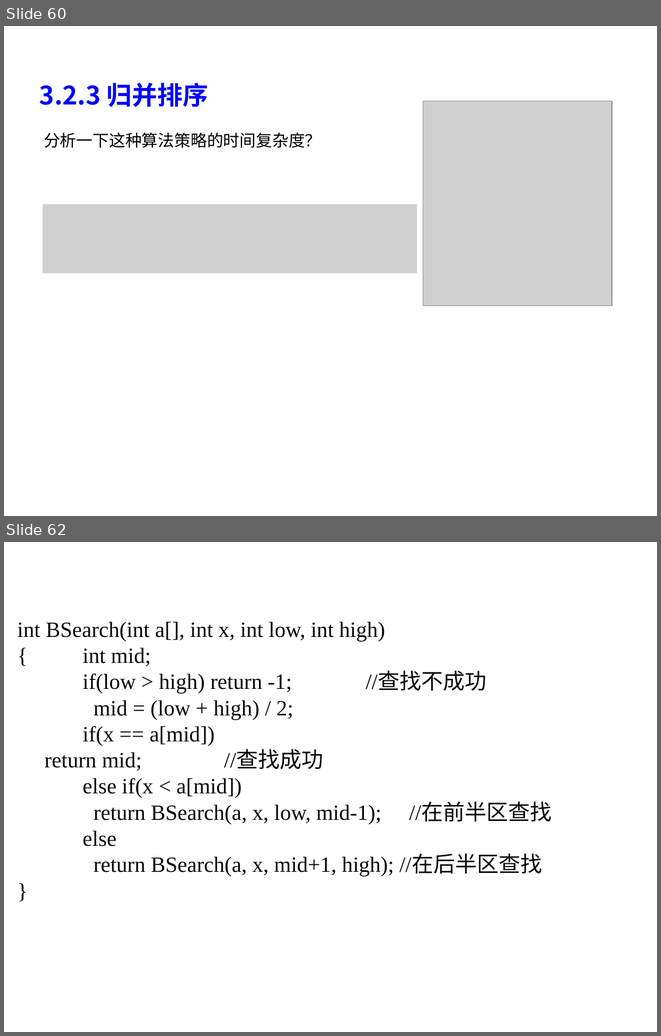
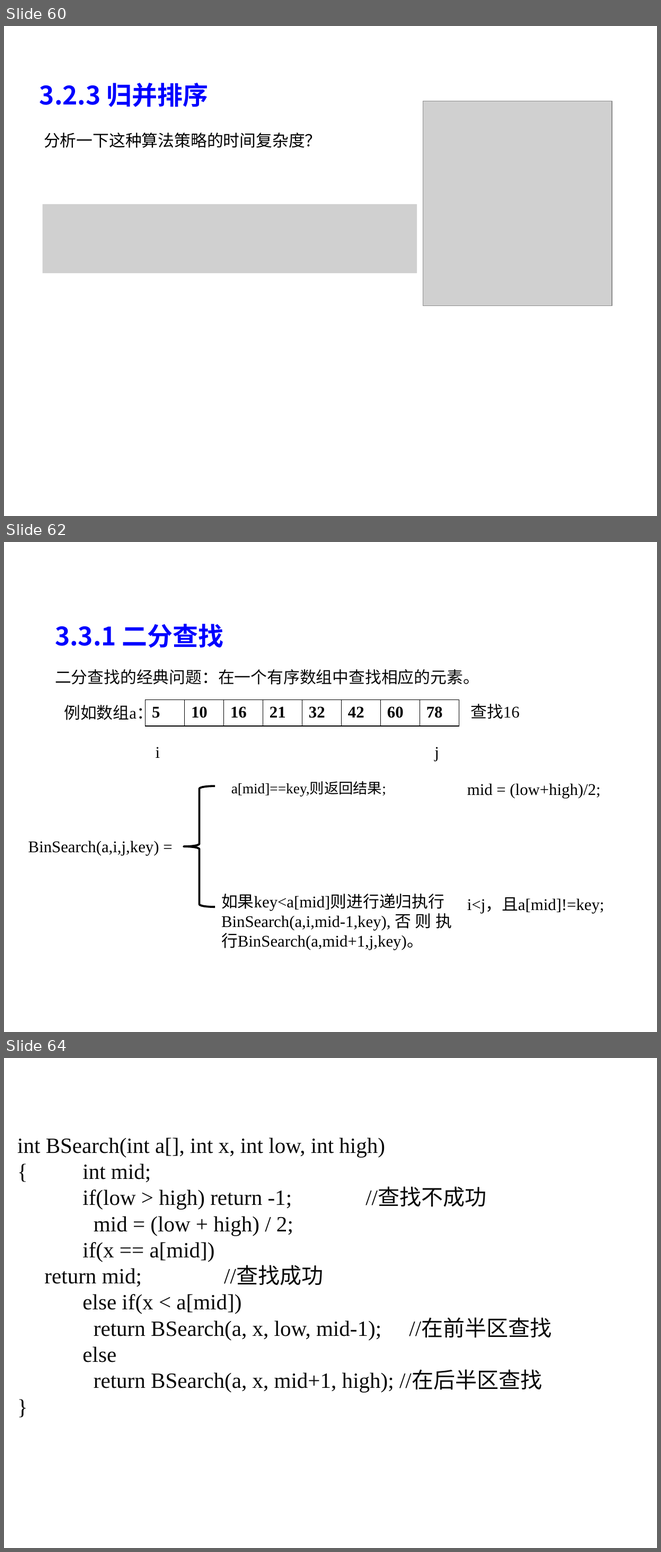
Before and after one commit to liutongling/DP, a slide deck: file/第3章 分治法计.pptx. Shown one above the other, each under a label of ours: slides 60 and 62 before the commit, slides 60, 62 and 64 after it; the slides between them are not shown. The pictures are 661x1036 and 661x1552 pixels, drawn with LibreOffice and Linux fonts; fonts in the diff are those of the drawing; grey boxes stand for pictures; background and template pictures are left out. Boxes give left, top, right and bottom in pixels: in the first picture for what was removed or moved away, otherwise in the second. Text is boxed around its words. In the diff, an @@ line names an element or a change of style, - is before the commit and + after.

```diff
--- a/file/第3章 分治法计.pptx
+++ b/file/第3章 分治法计.pptx
@@ slide 62 added at (x1=4, y1=542, x2=657, y2=1032), background #FFFFFF @@
@@ text added at (x1=55, y1=624, x2=223, y2=648), 28 pt, text #0000FF, bold @@
+3.3.1 二分查找
@@ text added at (x1=55, y1=669, x2=479, y2=685), 18 pt, text #080808 @@
+二分查找的经典问题：在一个有序数组中查找相应的元素。
@@ table added at (x1=146, y1=700, x2=459, y2=726), 1 rows, 8 columns @@
+5 | 10 | 16 | 21 | 32 | 42 | 60 | 78
@@ text added at (x1=64, y1=702, x2=153, y2=723), 18 pt, text #080808 @@
+例如数组a：
@@ text added at (x1=470, y1=704, x2=519, y2=719), 18 pt, text #080808 @@
+查找16
@@ text added at (x1=156, y1=747, x2=160, y2=758), 18 pt, text #000000 @@
+i
@@ text added at (x1=434, y1=747, x2=439, y2=761), 18 pt, text #000000 @@
+j
@@ left brace added at (x1=184, y1=786, x2=215, y2=907), outline #000000 2.25 pt @@
@@ text added at (x1=231, y1=782, x2=386, y2=796), 16 pt, text #000000 @@
+a[mid]==key,则返回结果;
@@ text added at (x1=467, y1=783, x2=600, y2=798), 18 pt, text #000000 @@
+mid = (low+high)/2;
@@ text added at (x1=28, y1=840, x2=159, y2=855), 18 pt, text #000000 @@
+BinSearch(a,i,j,key) =
@@ text added at (x1=221, y1=893, x2=452, y2=950), 18 pt, text #000000 @@
+如果key<a[mid]则进行递归执行
+BinSearch(a,i,mid-1,key),否则执行BinSearch(a,mid+1,j,key)。
@@ text added at (x1=467, y1=897, x2=604, y2=913), 18 pt, text #000000 @@
+i<j，且a[mid]!=key;
@@ what was slide 62 is now slide 64 @@
```
Also in this commit, not shown: 1 slide changed, 10 other slides added, 3 other files.
